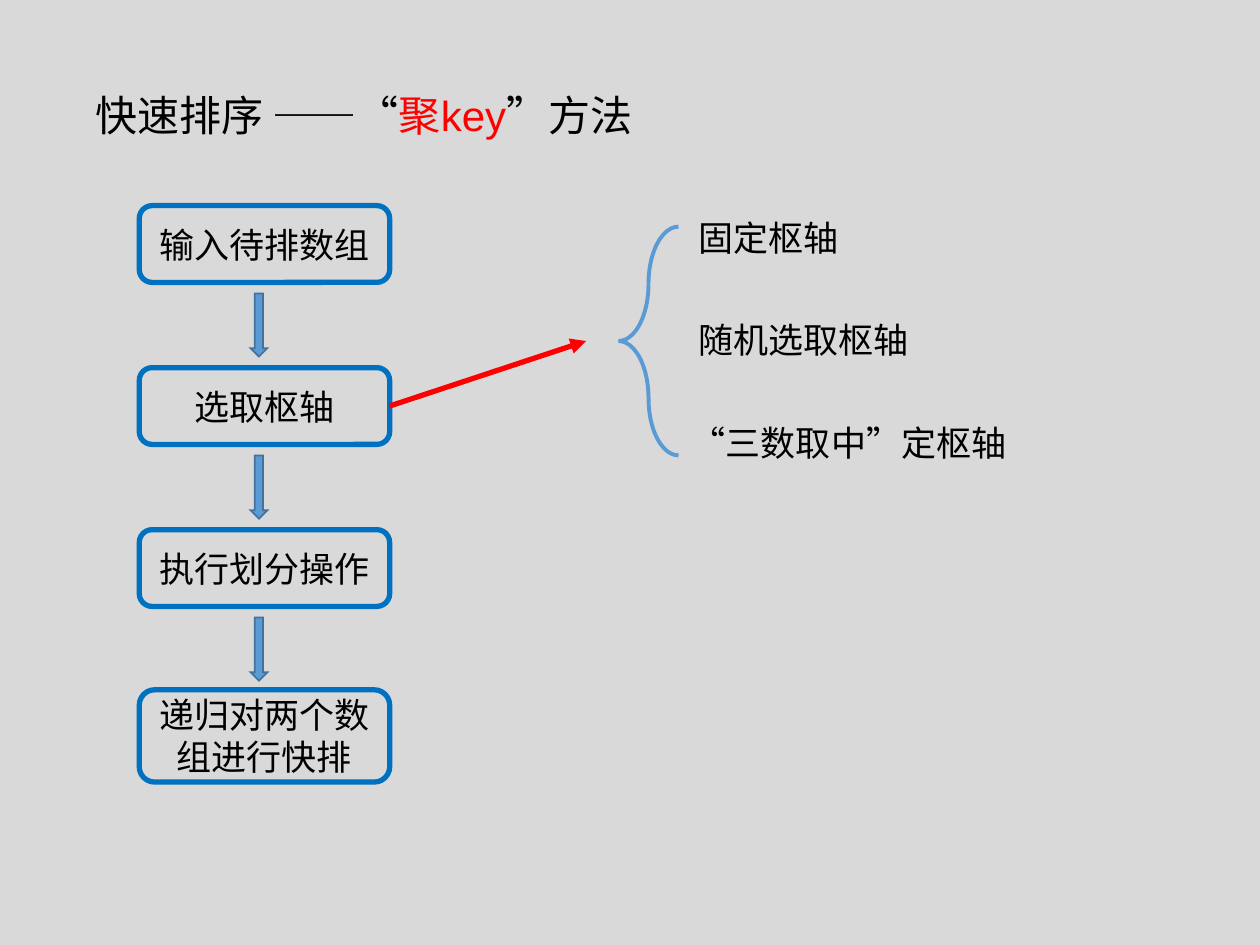
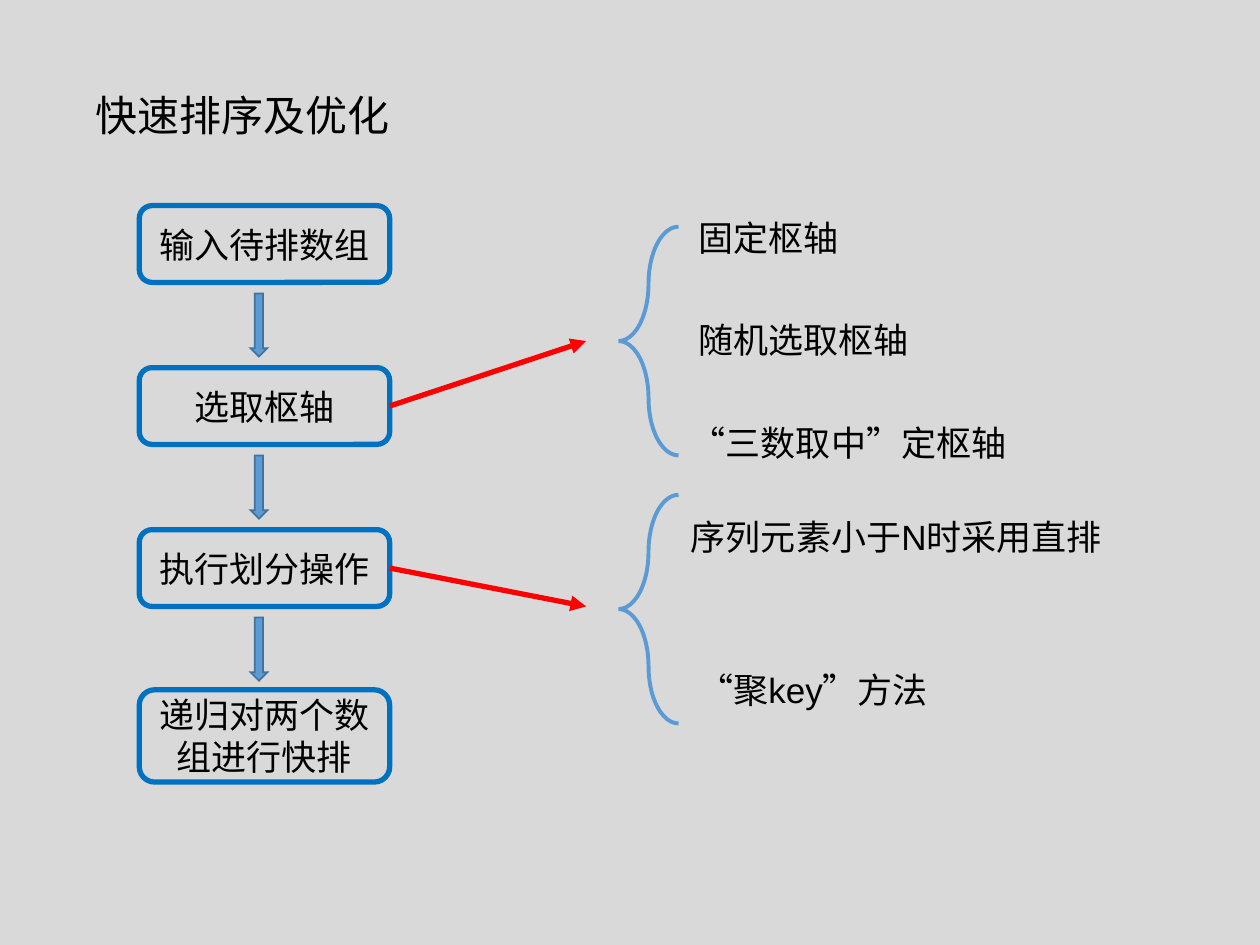
Before and after one commit to tianzhuwei/PPT, a slide deck: slide 5 of 快排+优化.pptx. Drawn at 1260x945 pixels with LibreOffice and Linux fonts; fonts in the diff are those of the drawing. Boxes give left, top, right and bottom in pixels: in the first picture for what was removed or moved away, otherwise in the second. Text is boxed around its words. In the diff, an @@ line names an element or a change of style, - is before the commit and + after.

Commit message:
快排优化

```diff
--- a/快排+优化.pptx
+++ b/快排+优化.pptx
@@ text at (95,95,389,135): text changed @@
-快速排序 ——“聚key”方法
+快速排序及优化
@@ left brace added at (619,495,679,724), outline #5B9BD5 2.25 pt @@
@@ text added at (691,520,1102,553), 20 pt, text #000000 @@
+序列元素小于N时采用直排
@@ arrow added from (389, 568) to (586, 606), #FF0000 3 pt @@
@@ text added at (698,673,928,711), 20 pt, text #000000 @@
+“聚key”方法
```
Also in this commit, not shown: 4 other slides changed, 3 slides added, 1 slide removed.
